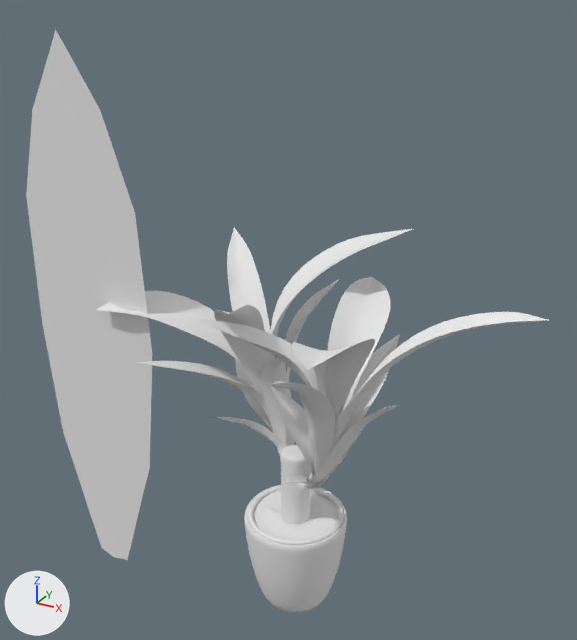
Renders of the OBJ model assets/models/plant1/plant1.obj from each side of a commit.
Both versions are drawn from a camera (50 mm lens) standing at (5.14, -9.59, 9.93) and looking at (-0.18, 0.08, 5.1). Arrows for +X, +Y and +Z are at lower left; the lights stay in place. Where no turn or scale is listed for an object, it has been applied to the vertices.

In view in the first picture: 'Plane_Plane.001', 'indoor_plant_02'.
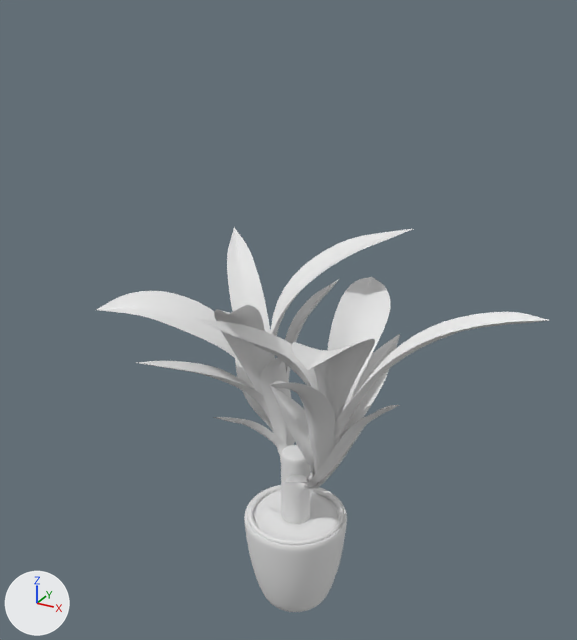
Boxes [x1, y1, x2, y2] around the edits, measured in the pictures (577 x 640 px):
'Plane_Plane.001', deleted: before [26, 30, 152, 560]

The change, as a list of edits to the scene's bpy script:
```text
Remove ob_plane_plane_001:
    ob_plane_plane_001 = bpy.data.objects.new('Plane_Plane.001', me_plane_plane_001)
    ob_plane_plane_001.location = (0.0, 0.0, 0.0)
```
